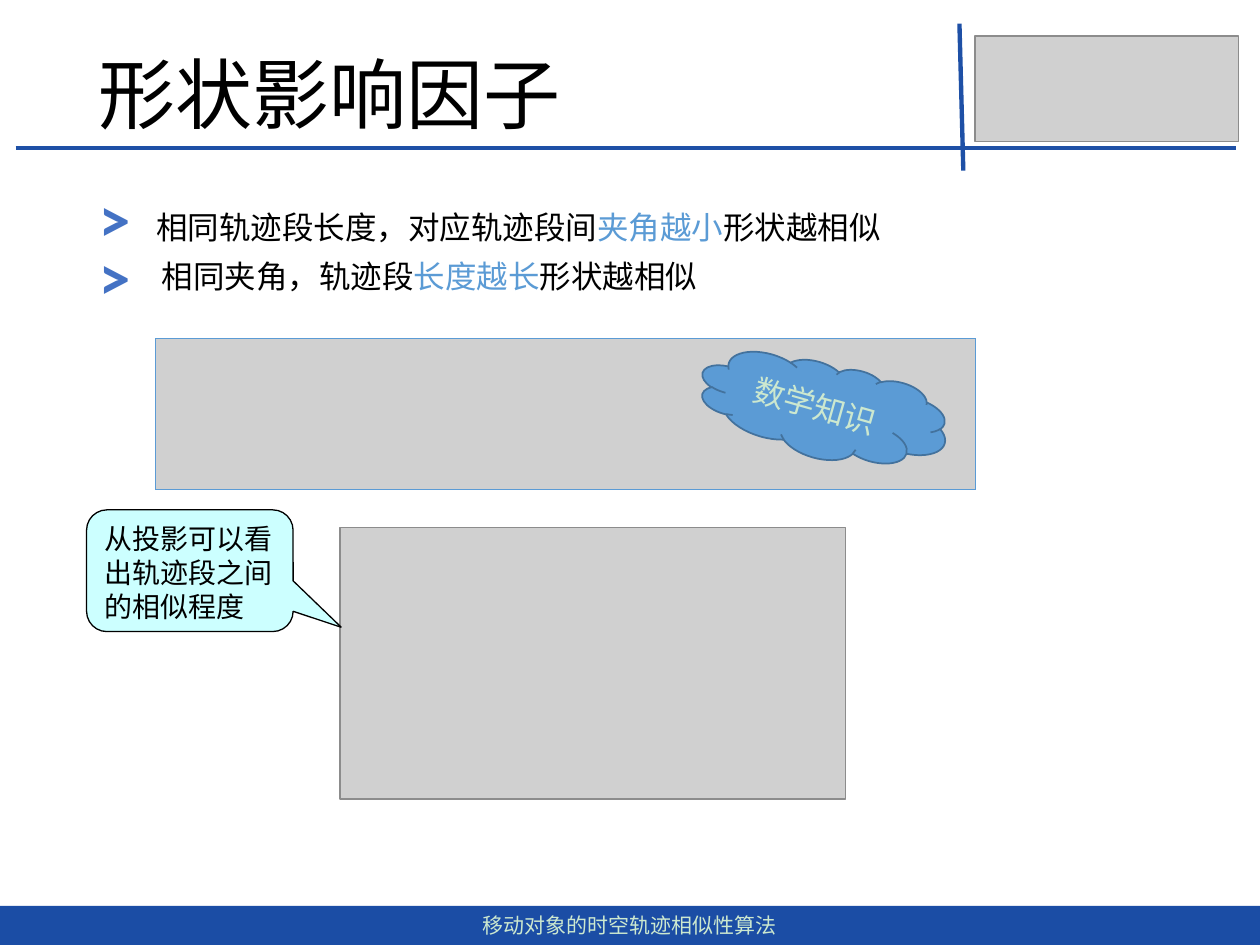
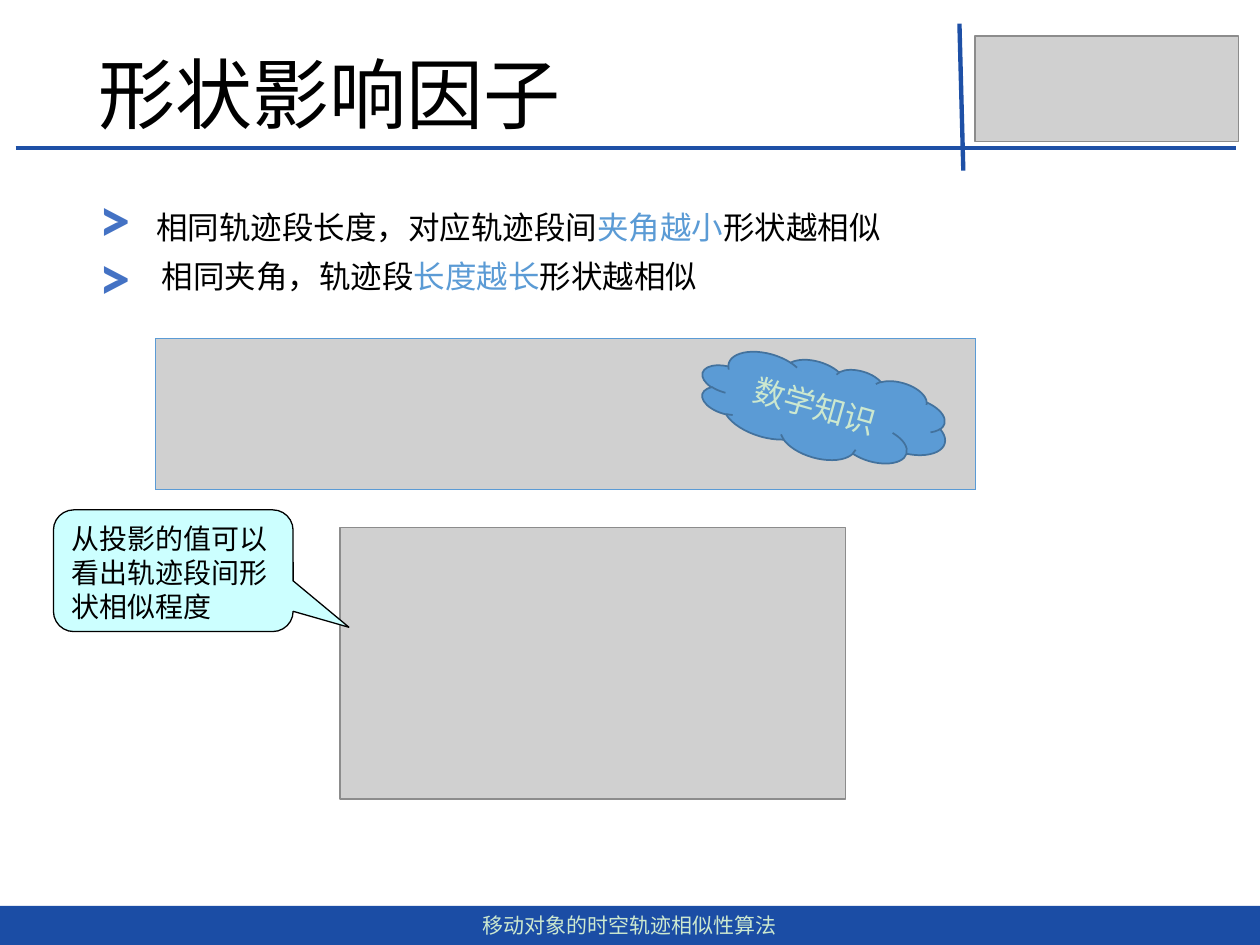
Before and after one commit to dingguangwei/biyelunwen, a slide deck: slide 20 of 答辩——毕设.pptx. Drawn at 1260x945 pixels with LibreOffice and Linux fonts; fonts in the diff are those of the drawing; grey boxes stand for pictures. Boxes give left, top, right and bottom in pixels: in the first picture for what was removed or moved away, otherwise in the second. Text is boxed around its words. In the diff, an @@ line names an element or a change of style, - is before the commit and + after.

```diff
--- a/答辩——毕设.pptx
+++ b/答辩——毕设.pptx
@@ rounded speech box "从投影的值可以看出轨迹段间形状相似程度": place and size @@
-rounded speech box "从投影的值可以看出轨迹段间形状相似程度" at (87,510,294,633)
+rounded speech box "从投影的值可以看出轨迹段间形状相似程度" at (53,510,292,633)
@@ text in rounded speech box at (72,525,267,620): text changed @@
-从投影可以看出轨迹段之间的相似程度
+从投影的值可以看出轨迹段间形状相似程度
```
Also in this commit, not shown: 9 other slides changed, 1 slide removed, 2 other files.
